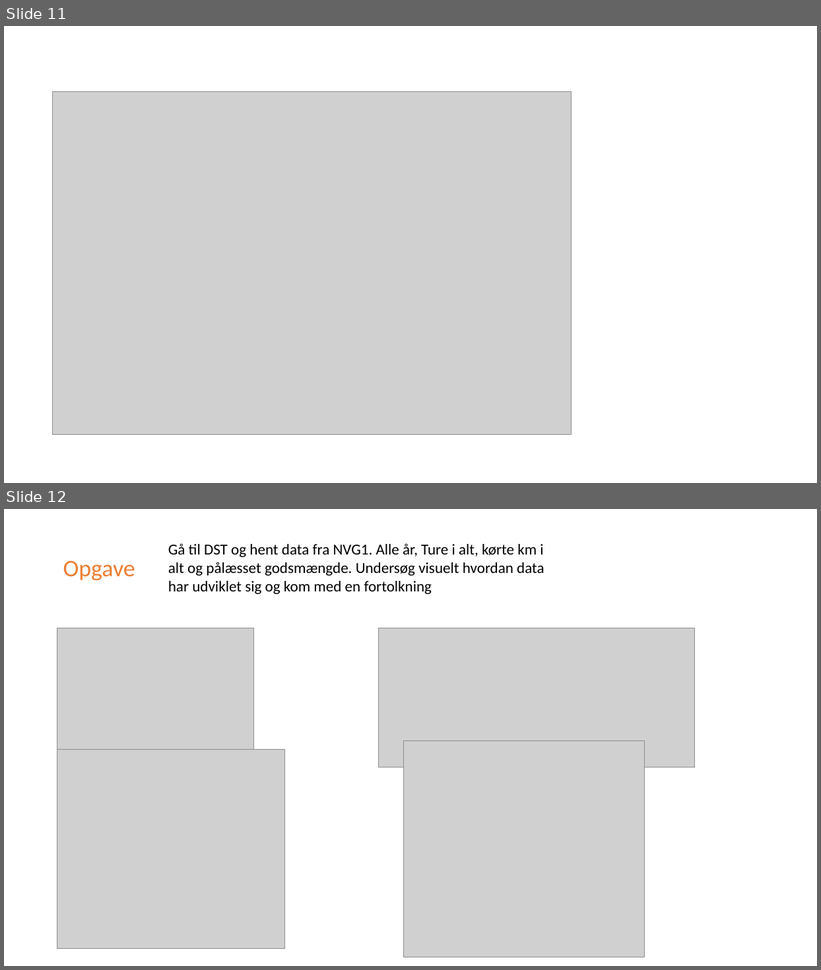
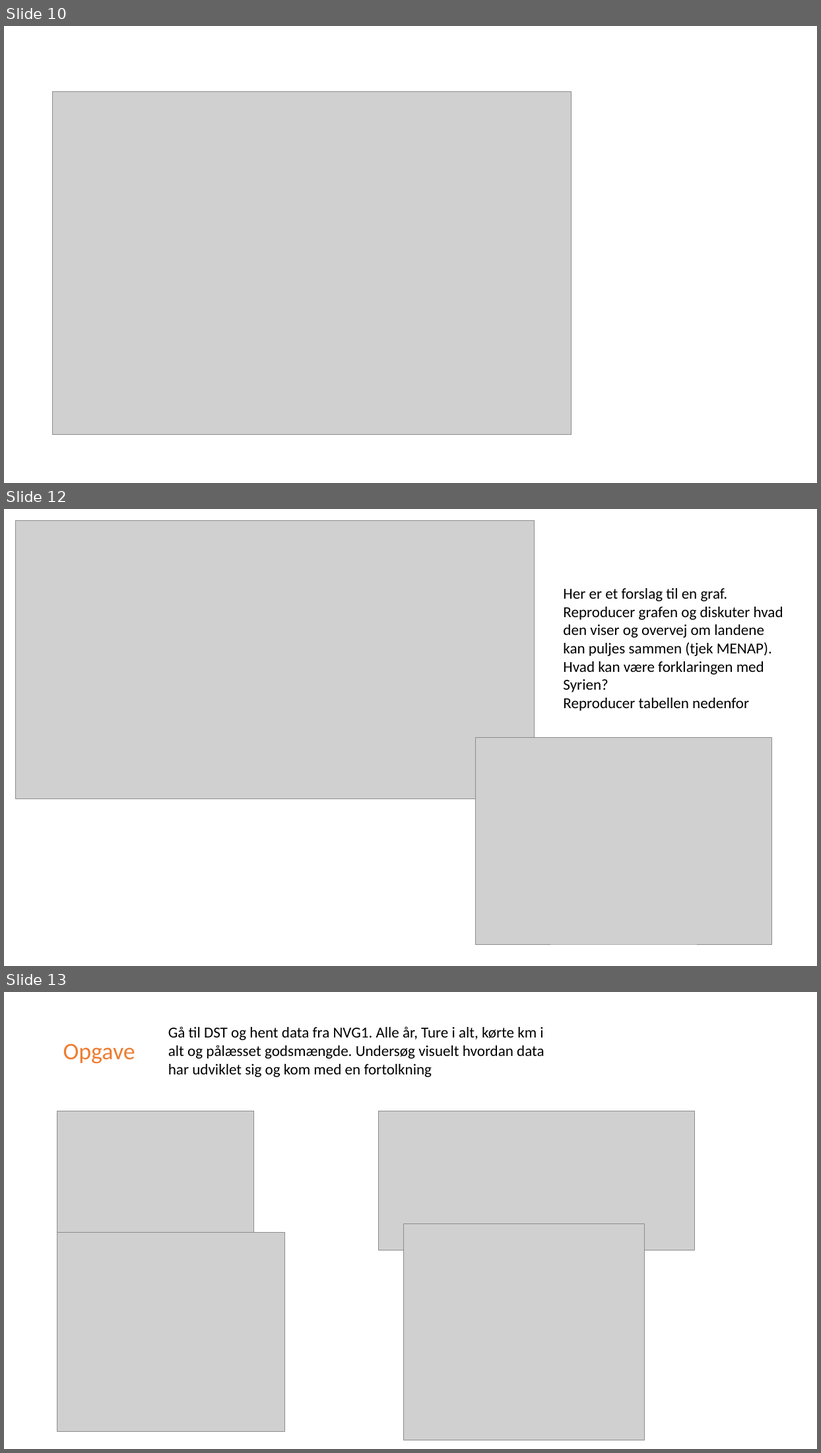
Before and after one commit to cphstud/DALE25W39, a slide deck: DALE25-W39-DSTAPI.pptx. Shown one above the other, each under a label of ours: slides 11 and 12 before the commit, slides 10, 12 and 13 after it; the slides between them are not shown. The pictures are 821x970 and 821x1453 pixels, drawn with LibreOffice and Linux fonts; fonts in the diff are those of the drawing; grey boxes stand for pictures. Boxes give left, top, right and bottom in pixels: in the first picture for what was removed or moved away, otherwise in the second. Text is boxed around its words. In the diff, an @@ line names an element or a change of style, - is before the commit and + after.

```diff
--- a/DALE25-W39-DSTAPI.pptx
+++ b/DALE25-W39-DSTAPI.pptx
@@ slide 12 added at box(4, 509, 817, 966), background #FFFFFF @@
@@ picture added at box(16, 520, 534, 799) @@
@@ text added at box(563, 588, 783, 711), 18 pt, text #000000 @@
+Her er et forslag til en graf.
+Reproducer grafen og diskuter hvad den viser og overvej om landene kan puljes sammen (tjek MENAP).
+Hvad kan være forklaringen med Syrien?
+Reproducer tabellen nedenfor
@@ picture added at box(476, 738, 773, 945) @@
@@ what was slide 11 is now slide 10 @@
@@ what was slide 12 is now slide 13 @@
```
Also in this commit, not shown: 4 slides changed, 1 other slide added, 1 slide removed.
